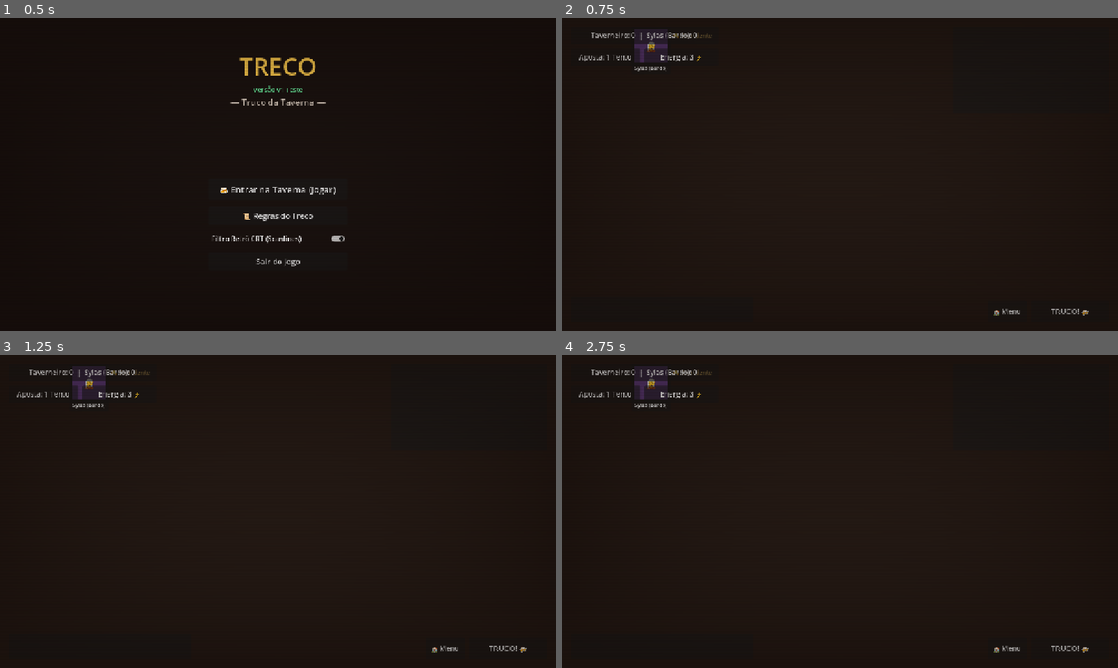
Above: before the commit, frames 1-4 (two rows, left to right).
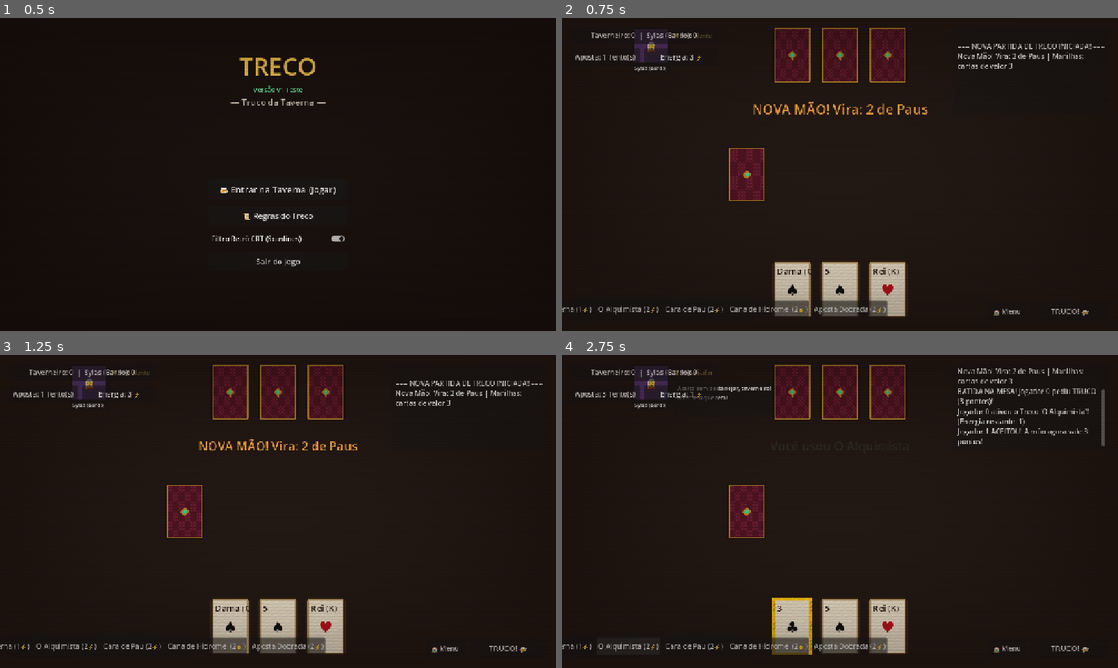
Above: after the commit, the same moments.

Repository: zakkw92/TRECO---THE---GAME
Game: Godot game, scene res://scenes/MainMenu.tscn
Two runs of this game, one before a commit and one after it. Both use one fixed random seed, a clock stepped at 60 frames per second and the inputs below.
Inputs (mouse positions are in pixels of both pictures, inside the frame that each line leads up to):
- Up to frame 1 (0.5 s): no input
- Up to frame 2 (0.75 s): click "🍻 Entrar na Taverna (Jogar)" at 0.5 s
- Up to frame 3 (1.25 s): no input
- Up to frame 4 (2.75 s): click "TRUCO! 🍻" at 1.25 s; click (628, 646) at 2 s, where only the run after the commit has a clickable "O Alquimista (2⚡)"

Frame 1 is identical in both runs. In frame 2, 9.2% of the frame differs, in the area x 0-98%, y 3-96%; in frame 3, 9.1%; in frame 4, 9.8%.
Error before the commit: Parse Error: Could not parse global class "BardoPortrait" from "res://scripts/ui/BardoPortrait.gd". (res://scripts/ui/TavernTable.gd:8)

Commit message:
fix: resolve GDScript parse errors: rename Window enum to ActivationWindow and fix Bardo string literals

Diff:
--- a/scripts/effects/AlquimistaEffect.gd
+++ b/scripts/effects/AlquimistaEffect.gd
@@ -5,25 +5,21 @@
 	item_name = "O Alquimista"
 	description = "Poção de Transmutação: transforma uma carta da sua mão no Zap (Paus) da manilha atual."
 	energy_cost = 2
-	activation_window = Window.REACTION
+	activation_window = ActivationWindow.REACTION
 
 func apply_effect(match_manager, activator_id: int) -> bool:
 	var hand = match_manager.get_player_hand(activator_id)
 	if hand.is_empty():
 		return false
-
 	var manilha_rank = TrucoRules.get_manilha_rank_for_vira(match_manager.vira_card.rank_value)
 	var target_card: CardData = null
 	for card in hand:
 		if not (card.is_manilha and card.suit == CardData.Suit.PAUS):
 			target_card = card
 			break
-
 	if target_card == null:
 		target_card = hand[0]
-
 	target_card.rank_value = manilha_rank
 	target_card.suit = CardData.Suit.PAUS
 	target_card.is_manilha = true
-	print("[TRECO] O Alquimista: Carta transmutada para Zap (%s) para o Jogador %d" % [target_card.to_string_short(), activator_id])
 	return true
--- a/scripts/effects/ApostaDobradaEffect.gd
+++ b/scripts/effects/ApostaDobradaEffect.gd
@@ -5,9 +5,8 @@
 	item_name = "Aposta Dobrada"
 	description = "Risco Calculado: Aumenta a aposta do próximo Truco e dobra o risco se quebrado."
 	energy_cost = 2
-	activation_window = Window.PRE_PLAY
+	activation_window = ActivationWindow.PRE_PLAY
 
 func apply_effect(match_manager, activator_id: int) -> bool:
 	match_manager.double_bet_active[activator_id] = true
-	print("[TRECO] Aposta Dobrada ativada pelo Jogador %d!" % activator_id)
 	return true
--- a/scripts/effects/CanaDeHidromelEffect.gd
+++ b/scripts/effects/CanaDeHidromelEffect.gd
@@ -5,16 +5,12 @@
 	item_name = "Cana de Hidromel"
 	description = "Distração de Taverna: Anula a manilha jogada pelo adversário na vaza atual."
 	energy_cost = 2
-	activation_window = Window.REACTION
+	activation_window = ActivationWindow.REACTION
 
 func apply_effect(match_manager, activator_id: int) -> bool:
 	var opponent_id = 1 if activator_id == 0 else 0
 	var opp_card: CardData = match_manager.played_cards[opponent_id]
-
 	if opp_card == null:
-		print("[TRECO] Cana de Hidromel falhou: Oponente ainda não jogou carta na vaza.")
 		return false
-
 	opp_card.is_manilha = false
-	print("[TRECO] Cana de Hidromel Sucesso! Carta jogada pelo Jogador %d teve sua manilha anulada." % opponent_id)
 	return true
--- a/scripts/effects/CaraDePauEffect.gd
+++ b/scripts/effects/CaraDePauEffect.gd
@@ -5,9 +5,8 @@
 	item_name = "Cara de Pau"
 	description = "Blefe Visual: Permite jogar uma carta virada para baixo (oculta até a resolução da vaza)."
 	energy_cost = 2
-	activation_window = Window.PRE_PLAY
+	activation_window = ActivationWindow.PRE_PLAY
 
 func apply_effect(match_manager, activator_id: int) -> bool:
 	match_manager.face_down_buff[activator_id] = true
-	print("[TRECO] Cara de Pau ativado pelo Jogador %d!" % activator_id)
 	return true
--- a/scripts/effects/ConfusaoNoBarEffect.gd
+++ b/scripts/effects/ConfusaoNoBarEffect.gd
@@ -5,15 +5,13 @@
 	item_name = "Confusão no Bar"
 	description = "Troca do Vira: Redefine instantaneamente o Vira e recalcula todas as manilhas."
 	energy_cost = 3
-	activation_window = Window.BLIND_BET
+	activation_window = ActivationWindow.BLIND_BET
 
 func apply_effect(match_manager, activator_id: int) -> bool:
 	var new_vira = match_manager.deck.draw_card()
 	if new_vira == null:
 		match_manager.deck.reset_and_shuffle()
 		new_vira = match_manager.deck.draw_card()
-
 	match_manager.vira_card = new_vira
 	match_manager._update_manilhas()
-	print("[TRECO] Confusão no Bar! Novo Vira: %s" % new_vira.to_string_short())
 	return true
--- a/scripts/effects/FumacaDeTavernaEffect.gd
+++ b/scripts/effects/FumacaDeTavernaEffect.gd
@@ -3,11 +3,10 @@
 
 func _init() -> void:
 	item_name = "Fumaça de Taverna"
-	description = "Protege suas cartas contra efeitos de espionagem do oponente até o fim da rodada."
+	description = "Contra-Espionagem: Esconde sua manilha de qualquer revelação do oponente nesta rodada."
 	energy_cost = 1
-	activation_window = Window.PRE_PLAY
+	activation_window = ActivationWindow.PRE_PLAY
 
 func apply_effect(match_manager, activator_id: int) -> bool:
 	match_manager.set_player_spying_protection(activator_id, true)
-	print("[TRECO] Fumaça de Taverna ativada! Jogador %d agora está protegido contra espionagem." % activator_id)
 	return true
--- a/scripts/effects/MaoLeveEffect.gd
+++ b/scripts/effects/MaoLeveEffect.gd
@@ -5,21 +5,17 @@
 	item_name = "Mão Leve"
 	description = "Batedor de Carteira: Rouba a carta mais fraca da mão do oponente."
 	energy_cost = 2
-	activation_window = Window.REACTION
+	activation_window = ActivationWindow.REACTION
 
 func apply_effect(match_manager, activator_id: int) -> bool:
 	var opponent_id = 1 if activator_id == 0 else 0
 	var opp_hand = match_manager.get_player_hand(opponent_id)
 	var my_hand = match_manager.get_player_hand(activator_id)
-
 	if opp_hand.is_empty():
-		print("[TRECO] Mão Leve falhou: Oponente sem cartas na mão.")
 		return false
-
 	var weakest_card: CardData = opp_hand[0]
 	var weakest_idx: int = 0
 	var min_strength = TrucoRules.get_card_strength(weakest_card, match_manager.vira_card)
-
 	for i in range(1, opp_hand.size()):
 		var c = opp_hand[i]
 		var s = TrucoRules.get_card_strength(c, match_manager.vira_card)
@@ -27,8 +23,6 @@
 			min_strength = s
 			weakest_card = c
 			weakest_idx = i
-
 	opp_hand.remove_at(weakest_idx)
 	my_hand.append(weakest_card)
-	print("[TRECO] Mão Leve Sucesso! Jogador %d roubou %s do Jogador %d" % [activator_id, weakest_card.to_string_short(), opponent_id])
 	return true
--- a/scripts/effects/OlhoDeLinceEffect.gd
+++ b/scripts/effects/OlhoDeLinceEffect.gd
@@ -5,29 +5,20 @@
 	item_name = "Olho de Lince"
 	description = "Revela uma carta aleatória da mão do oponente."
 	energy_cost = 1
-	activation_window = Window.PRE_PLAY
+	activation_window = ActivationWindow.PRE_PLAY
 
 func apply_effect(match_manager, activator_id: int) -> bool:
 	var opponent_id = 1 if activator_id == 0 else 0
-
-	# Verifica se o oponente está protegido pela Fumaça de Taverna
 	if match_manager.is_player_protected_from_spying(opponent_id):
-		print("[TRECO] Olho de Lince falhou! O Jogador %d está protegido por Fumaça de Taverna." % opponent_id)
+		print("[TRECO] Olho de Lince falhou: protegido por Fumaça de Taverna!")
 		return false
-
 	var opponent_hand = match_manager.get_player_hand(opponent_id)
 	var unrevealed_cards: Array[CardData] = []
-
 	for card in opponent_hand:
 		if not card.is_revealed:
 			unrevealed_cards.append(card)
-
 	if unrevealed_cards.is_empty():
-		print("[TRECO] Olho de Lince: Todas as cartas do oponente já estão visíveis.")
 		return false
-
 	unrevealed_cards.shuffle()
-	var target_card = unrevealed_cards[0]
-	target_card.is_revealed = true
-	print("[TRECO] Olho de Lince Sucesso! Revelou: %s do Jogador %d" % [target_card.to_string_short(), opponent_id])
+	unrevealed_cards[0].is_revealed = true
 	return true
--- a/scripts/effects/TrecoEffect.gd
+++ b/scripts/effects/TrecoEffect.gd
@@ -1,14 +1,13 @@
 class_name TrecoEffect
 extends Resource
 
-enum Window { PREPARATION, PRE_PLAY, REACTION, BLIND_BET }
+enum ActivationWindow { PREPARATION, PRE_PLAY, REACTION, BLIND_BET }
 
 @export var item_name: String = "Treco"
 @export var description: String = "Efeito de item alquímico."
 @export var energy_cost: int = 1
-@export var activation_window: Window = Window.PRE_PLAY
+@export var activation_window: ActivationWindow = ActivationWindow.PRE_PLAY
 
-# Método virtual a ser sobrescrito por cada Treco específico
 func apply_effect(match_manager, activator_id: int) -> bool:
 	push_error("apply_effect() não foi implementado para este Treco!")
 	return false
--- a/scripts/ui/BardoPortrait.gd
+++ b/scripts/ui/BardoPortrait.gd
@@ -1,60 +1,63 @@
 class_name BardoPortrait
 extends Control
 
-@onready var speech_bubble: Panel = $SpeechBubble
-@onready var speech_text: Label = $SpeechBubble/SpeechText
-@onready var avatar_rect: ColorRect = $AvatarFrame/AvatarRect
-@onready var mood_label: Label = $AvatarFrame/MoodLabel
+@onready var speech_bubble: Panel = get_node_or_null("SpeechBubble")
+@onready var speech_text: Label = get_node_or_null("SpeechBubble/SpeechText")
+@onready var avatar_rect: ColorRect = get_node_or_null("AvatarFrame/AvatarRect")
+@onready var mood_label: Label = get_node_or_null("AvatarFrame/MoodLabel")
 
 var current_tween: Tween
 
-const QUOTES_TRUCO_CALL = [
-	""Batam as canecas! O show vai começar! TRUCO!"",
-	""Você não viu nem metade do meu repertório... TRUCO!"",
-	""Uma canção de vitória já soa no meu peito! TRUCO!"",
-	""Dizem que o blefe é uma arte, e eu sou o mestre!""
+const QUOTES_TRUCO_CALL: Array[String] = [
+	"Batam as canecas! O show vai comecar! TRUCO!",
+	"Voce nao viu nem metade do meu repertorio... TRUCO!",
+	"Uma cancao de vitoria ja soa no meu peito! TRUCO!",
+	"Dizem que o blefe e uma arte, e eu sou o mestre!"
 ]
 
-const QUOTES_TRUCO_ACCEPT = [
-	""Caiu no meu jogo! Vamos ver quem tem mais peito!"",
-	""Aceito sem pestanejar, taverneiro! Mostre o que tem!"",
-	""Nem o hidromel mais forte me faz tremer! Aceito!""
+const QUOTES_TRUCO_ACCEPT: Array[String] = [
+	"Caiu no meu jogo! Vamos ver quem tem mais peito!",
+	"Aceito sem pestanejar, taverneiro! Mostre o que tem!",
+	"Nem o hidromel mais forte me faz tremer! Aceito!"
 ]
 
-const QUOTES_TRUCO_REFUSE = [
-	""Um bom bardo sabe a hora de sair do palco... Fui!"",
-	""Essa mão cheira a armadilha. Leve essa, mas não a partida!"",
-	""Vou guardar meu ouro para a próxima estrofe!""
+const QUOTES_TRUCO_REFUSE: Array[String] = [
+	"Um bom bardo sabe a hora de sair do palco... Fui!",
+	"Essa mao cheira a armadilha. Leve essa, mas nao a partida!",
+	"Vou guardar meu ouro para a proxima estrofe!"
 ]
 
-const QUOTES_TRUCO_RAISE = [
-	""Truco? Pouco pra mim! SEIS na sua cara!"",
-	""Aumentou a aposta? Então dobra essa mesa! SEIS!"",
-	""O taverneiro quer emoção? Então segura essa batida!""
+const QUOTES_TRUCO_RAISE: Array[String] = [
+	"Truco? Pouco pra mim! SEIS na sua cara!",
+	"Aumentou a aposta? Entao dobra essa mesa! SEIS!",
+	"O taverneiro quer emocao? Entao segura essa batida!"
 ]
 
-const QUOTES_TRECO_USE = [
-	""Um toque de alquimia para temperar essa partida..."",
-	""Fumaça nos olhos dos marrecos!"",
-	""Quem precisa de sorte quando se tem bons truques?""
+const QUOTES_TRECO_USE: Array[String] = [
+	"Um toque de alquimia para temperar essa partida...",
+	"Fumaca nos olhos dos marrecos!",
+	"Quem precisa de sorte quando se tem bons truques?"
 ]
 
-const QUOTES_WIN_TRICK = [
-	""Mais fácil do que afinar um alaúde!"",
-	""Essa vaza já tem dono e rima com vitória!"",
-	""Primeira estrofe concluída com perfeição!""
+const QUOTES_WIN_TRICK: Array[String] = [
+	"Mais facil do que afinar um alaude!",
+	"Essa vaza ja tem dono e rima com vitoria!",
+	"Primeira estrofe concluida com perfeicao!"
 ]
 
-const QUOTES_LOSE_TRICK = [
-	""Ora... Uma nota desafinada acontece aos melhores!"",
-	""Sorte de principiante, caro taverneiro!"",
-	""Ainda tenho duas cartas na manga!""
+const QUOTES_LOSE_TRICK: Array[String] = [
+	"Ora... Uma nota desafinada acontece aos melhores!",
+	"Sorte de principiante, caro taverneiro!",
+	"Ainda tenho duas cartas na manga!"
 ]
 
 func _ready() -> void:
-	speech_bubble.visible = false
+	if speech_bubble != null:
+		speech_bubble.visible = false
 
 func speak(text: String, duration: float = 2.5) -> void:
+	if speech_text == null or speech_bubble == null:
+		return
 	if current_tween != null and current_tween.is_valid():
 		current_tween.kill()
 
@@ -70,31 +73,31 @@
 
 	current_tween.chain().tween_interval(duration)
 	current_tween.chain().tween_property(speech_bubble, "modulate:a", 0.0, 0.3)
-	current_tween.finished.connect(func(): speech_bubble.visible = false)
+	current_tween.finished.connect(func(): if speech_bubble != null: speech_bubble.visible = false)
 
 func on_truco_called() -> void:
 	speak(QUOTES_TRUCO_CALL.pick_random(), 3.0)
-	mood_label.text = "😏 Confiante"
+	if mood_label != null: mood_label.text = "😏 Confiante"
 
 func on_truco_response(accepted: bool, raised: bool) -> void:
 	if raised:
 		speak(QUOTES_TRUCO_RAISE.pick_random(), 3.0)
-		mood_label.text = "😈 Agressivo"
+		if mood_label != null: mood_label.text = "😈 Agressivo"
 	elif accepted:
 		speak(QUOTES_TRUCO_ACCEPT.pick_random(), 2.8)
-		mood_label.text = "😎 Desafiador"
+		if mood_label != null: mood_label.text = "😎 Desafiador"
 	else:
 		speak(QUOTES_TRUCO_REFUSE.pick_random(), 2.5)
-		mood_label.text = "😅 Cauteloso"
+		if mood_label != null: mood_label.text = "😅 Cauteloso"
 
 func on_treco_used() -> void:
 	speak(QUOTES_TRECO_USE.pick_random(), 2.5)
-	mood_label.text = "🧪 Alquimista"
+	if mood_label != null: mood_label.text = "🧪 Alquimista"
 
 func on_trick_won() -> void:
 	speak(QUOTES_WIN_TRICK.pick_random(), 2.2)
-	mood_label.text = "😄 Risonho"
+	if mood_label != null: mood_label.text = "😄 Risonho"
 
 func on_trick_lost() -> void:
 	speak(QUOTES_LOSE_TRICK.pick_random(), 2.2)
-	mood_label.text = "🤨 Analítico"
+	if mood_label != null: mood_label.text = "🤨 Analítico"
--- /dev/null
+++ b/test_runner.gd
@@ -0,0 +1,19 @@
+extends SceneTree
+
+func _init():
+    print("[TEST] Iniciando teste de instanciação da TavernTable...")
+    var scene = load("res://scenes/TavernTable.tscn")
+    if scene == null:
+        print("[FAIL] Não foi possível carregar res://scenes/TavernTable.tscn!")
+        quit(1)
+        return
+    print("[OK] Cena TavernTable.tscn carregada com sucesso!")
+    var instance = scene.instantiate()
+    if instance == null:
+        print("[FAIL] Falha ao instanciar TavernTable!")
+        quit(1)
+        return
+    print("[OK] TavernTable instanciada com sucesso!")
+    root.add_child(instance)
+    print("[OK] TavernTable adicionada à árvore com sucesso! NENHUM ERRO!")
+    quit(0)
